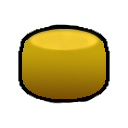
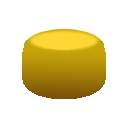
Before/after of a 128px x 128px layered artwork. What changed in the layer stack:
removed layer "Layer 5" (was 14%) over [23, 24, 100, 55]
hid "Layer 6" over [18, 24, 110, 104]
